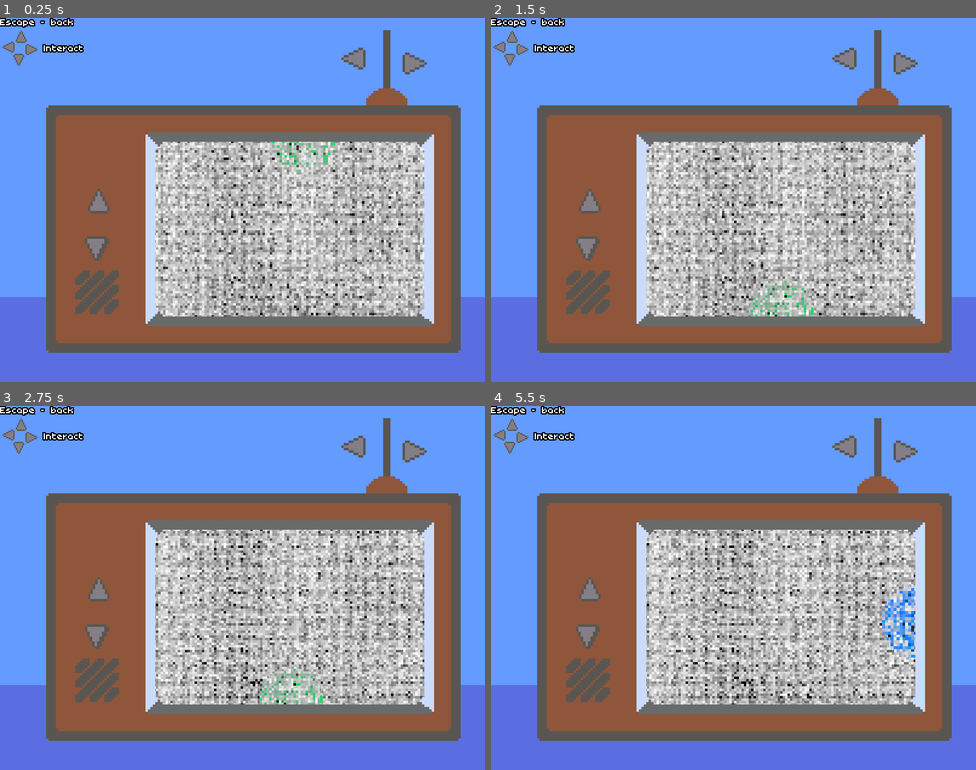
Above: before the commit, frames 1-4 (two rows, left to right).
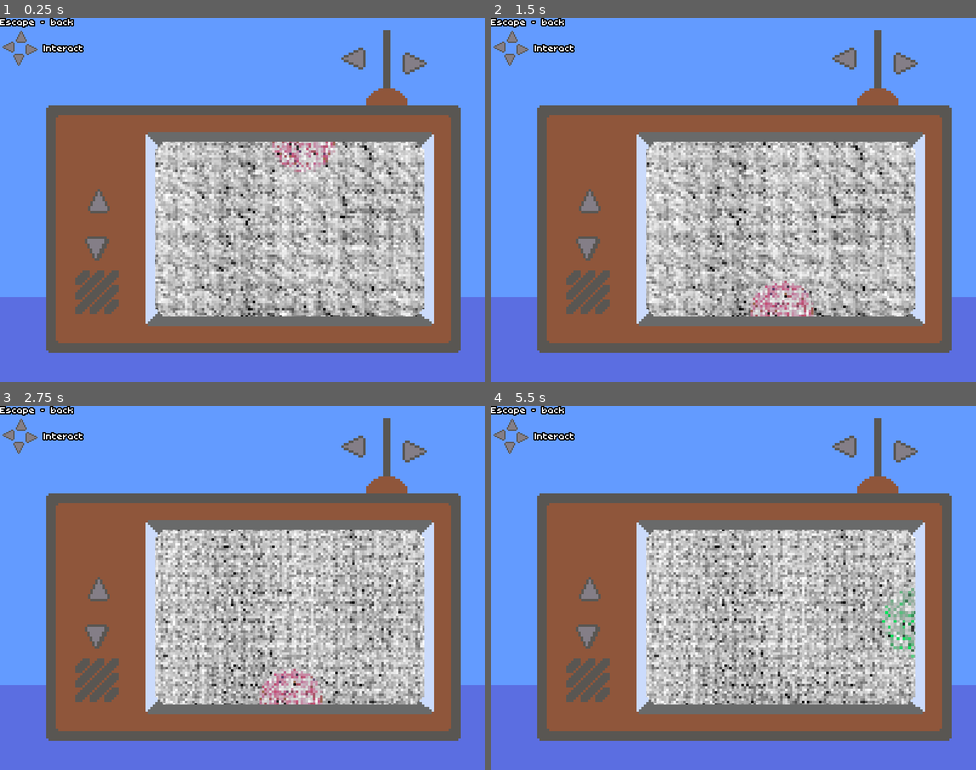
Above: after the commit, the same moments.

Repository: T4g1/gd-wildjam18
Game: Godot game, scene res://levels/puzzles/TVPuzzle.tscn
Two runs of this game, one before a commit and one after it. Both use one fixed random seed, a clock stepped at 60 frames per second and the inputs below. This scene is started directly instead of the project's main scene. Sound files missing from this copy of the repository are replaced by a short silence.
Inputs (mouse positions are in pixels of both pictures, inside the frame that each line leads up to):
- Up to frame 1 (0.25 s): no input
- Up to frame 2 (1.5 s): tap Enter (ui_accept) at 0.5, 0.77 s; move the mouse to (840, 181) at 0.52 s; hold E (interact) 0.53-1.28 s; hold Right (ui_right) from 0.53 s (still down); move the mouse to (636, 218) at 1.27 s; tap E (interact) at 1.35 s
- Up to frame 3 (2.75 s): tap Enter (ui_accept) at 1.52 s; move the mouse to (291, 507) at 2.02 s; release Right (ui_right) at 2.03 s; hold Left (ui_left) from 2.03 s (still down); hold E (interact) from 2.03 s (still down)
- Up to frame 4 (5.5 s): move the mouse to (709, 660) at 2.77 s; release Left (ui_left) at 2.78 s; release E (interact) at 2.78 s; hold Right (ui_right) 2.78-4.28 s; tap E (interact) at 2.85, 4.35 s; tap Enter (ui_accept) at 3.02, 3.77, 4.52 s; move the mouse to (879, 642) at 3.52 s; hold E (interact) 3.53-4.28 s; tap Escape (ui_cancel) at 4.15 s; move the mouse to (588, 533) at 4.27 s; hold Left (ui_left) 4.28-5.03 s; move the mouse to (757, 588) at 5.02 s; hold Right (ui_right) from 5.03 s (still down); hold E (interact) from 5.03 s (still down)

The runs differ from the first frame. In frame 1, 16% of the frame differs, in the area x 32-88%, y 34-82%; in frame 2, 16%; in frame 3, 16%; in frame 4, 17%.

Commit message:
[fix] Removed last warning

Diff:
--- a/levels/puzzles/TVPuzzle.tscn
+++ b/levels/puzzles/TVPuzzle.tscn
@@ -38,6 +38,7 @@
 [node name="Screen" type="AnimatedSprite" parent="."]
 position = Vector2( 119.278, 87.3777 )
 frames = SubResource( 1 )
+frame = 2
 playing = true
 
 [node name="Clues" type="Node2D" parent="."]
@@ -45,25 +46,21 @@
 [node name="LeftClue" type="AnimatedSprite" parent="Clues"]
 position = Vector2( 67.3981, 88.9478 )
 frames = ExtResource( 2 )
-frame = 2
 playing = true
 
 [node name="RighClue" type="AnimatedSprite" parent="Clues"]
 position = Vector2( 176.951, 89.3628 )
 frames = ExtResource( 2 )
-frame = 2
 playing = true
 
 [node name="TopClue" type="AnimatedSprite" parent="Clues"]
 position = Vector2( 125.28, 51.6106 )
 frames = ExtResource( 2 )
-frame = 2
 playing = true
 
 [node name="BottomClue" type="AnimatedSprite" parent="Clues"]
 position = Vector2( 120.083, 121.341 )
 frames = ExtResource( 2 )
-frame = 2
 playing = true
 
 [node name="Background" type="Sprite" parent="."]
--- a/sources/Spawn.tscn
+++ b/sources/Spawn.tscn
@@ -1,7 +1,6 @@
-[gd_scene load_steps=4 format=2]
+[gd_scene load_steps=3 format=2]
 
 [ext_resource path="res://sources/Spawn.gd" type="Script" id=1]
-[ext_resource path="res://assets/images/icon.png" type="Texture" id=2]
 
 [sub_resource type="RectangleShape2D" id=1]
 extents = Vector2( 18.2991, 17.318 )
@@ -16,7 +15,6 @@
 [node name="Sprite" type="Sprite" parent="."]
 visible = false
 scale = Vector2( 0.486465, 0.486465 )
-texture = ExtResource( 2 )
 
 [node name="CollisionShape2D" type="CollisionShape2D" parent="."]
 shape = SubResource( 1 )
--- a/sources/Utils.gd
+++ b/sources/Utils.gd
@@ -30,14 +30,6 @@
 	change_scene("res://sources/menu/Credits.tscn")
 
 
-func force_complete(function_state: GDScriptFunctionState) -> void:
-	"""
-	Force a pending yield to finish
-	"""
-	while function_state is GDScriptFunctionState:
-		function_state = function_state.resume()
-
-
 func _get_group_singleton(name : String) -> Node:
 	assert(len(get_tree().get_nodes_in_group(name)) == 1)
 
--- a/sources/menu/Splash.gd
+++ b/sources/menu/Splash.gd
@@ -4,12 +4,15 @@
 onready var logo := $Logo
 onready var topic := $Topic
 
+# warning-ignore:unused_class_variable
+var delay := 0.0
+
 var animate_state
 
 
 func _input(event: InputEvent) -> void:
 	if event.is_action_pressed("ui_cancel"):
-		Utils.force_complete(animate_state)
+		load_title()
 
 
 func _ready() -> void:
@@ -18,7 +21,7 @@
 	logo.modulate.a = 0
 	topic.modulate.a = 0
 
-	animate_state = animate()
+	animate()
 
 
 func animate() -> void:
@@ -33,12 +36,11 @@
 	__ = tween.interpolate_property(topic, "modulate:a", 0, 1, 1, Tween.TRANS_SINE, Tween.EASE_IN_OUT, 5)
 	__ = tween.interpolate_property(topic, "modulate:a", 1, 0, 1, Tween.TRANS_SINE, Tween.EASE_IN_OUT, 7)
 
+	# Wait one second
+	__ = tween.interpolate_property(self, "delay", 0, 1, 1, Tween.TRANS_SINE, Tween.EASE_IN_OUT, 8)
+
 	__ = tween.start()
 	yield(tween, "tween_all_completed")
-
-	yield(get_tree().create_timer(1), "timeout")
-
-	load_title()
 
 
 func load_title() -> void:
--- a/sources/menu/Splash.tscn
+++ b/sources/menu/Splash.tscn
@@ -60,3 +60,4 @@
 __meta__ = {
 "_edit_use_anchors_": false
 }
+[connection signal="tween_all_completed" from="Tween" to="." method="load_title"]
